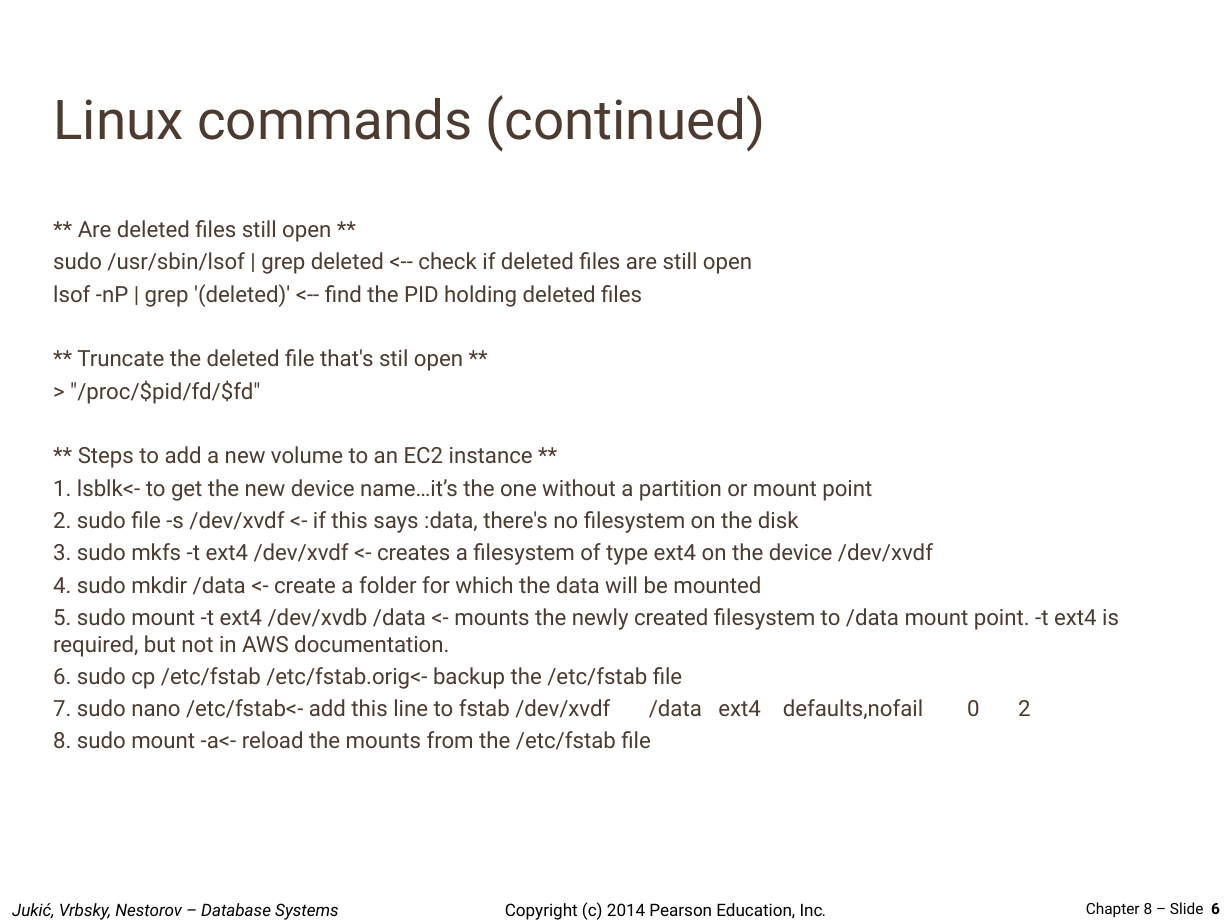
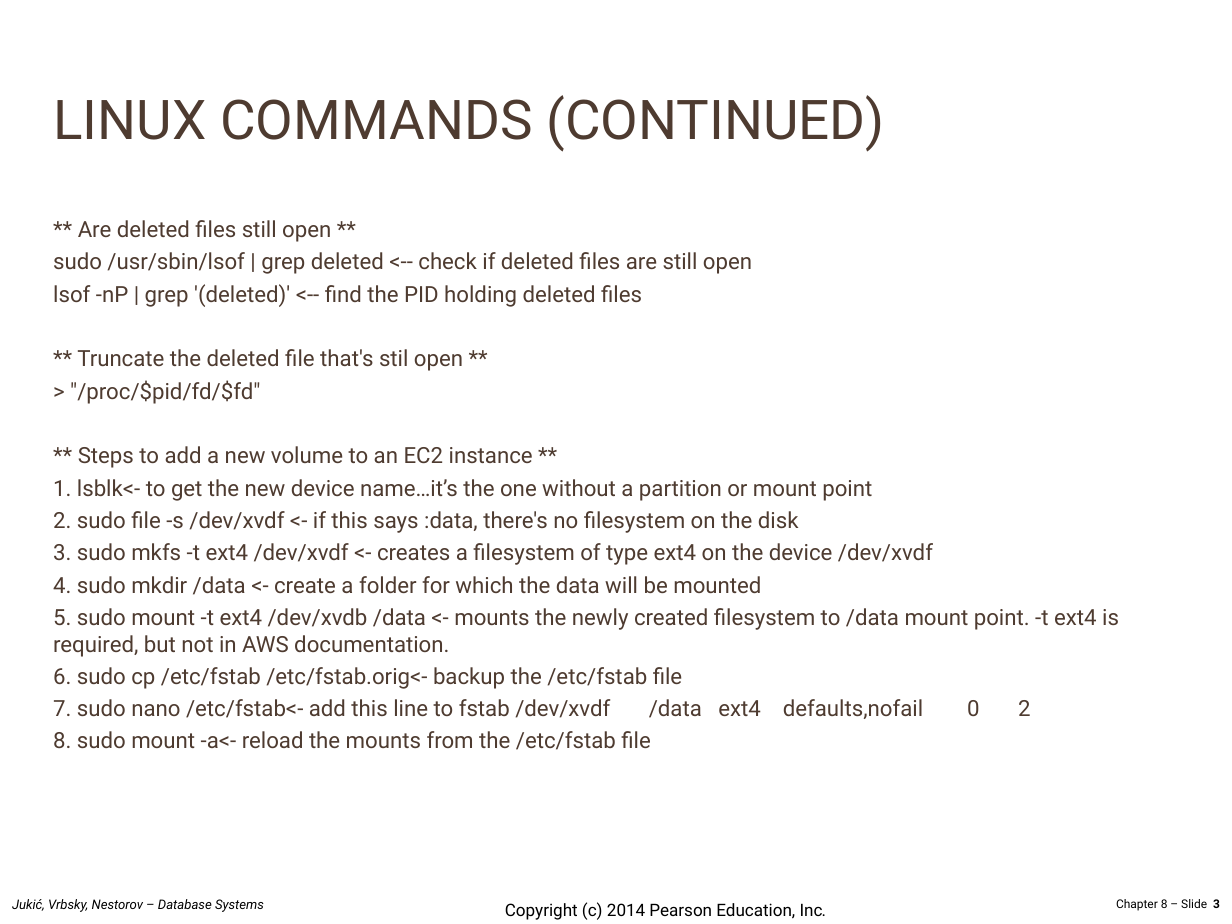
Before and after one commit to xxispawn01xx/Public, a slide deck: slide 3 of Distributed Computing/AWS Kibana Million Song/Million Song Case Study Readme.ppt (slide 6 before the commit). Drawn at 1232x924 pixels with LibreOffice and Linux fonts; fonts in the diff are those of the drawing; background and template pictures are left out. Boxes give left, top, right and bottom in pixels: in the first picture for what was removed or moved away, otherwise in the second. Text is boxed around its words. In the diff, an @@ line names an element or a change of style, - is before the commit and + after.

```diff
--- a/Distributed Computing/AWS Kibana Million Song/Million Song Case Study Readme.ppt
+++ b/Distributed Computing/AWS Kibana Million Song/Million Song Case Study Readme.ppt
@@ title at [53,95,885,152]: text changed @@
-Linux commands (continued)
+LINUX COMMANDS (CONTINUED)
@@ text "Jukić, Vrbsky, Nestorov – Database ..." at [12,899,264,912]: size 10 to 7.8 pt; line spacing 1 to 0.8 @@
@@ text at [1116,899,1220,911]: text changed; size 9 to 7 pt @@
-Chapter 8 – Slide 6
+Chapter 8 – Slide 3
```
Also in this commit, not shown: 2 other slides changed, 3 slides removed.
